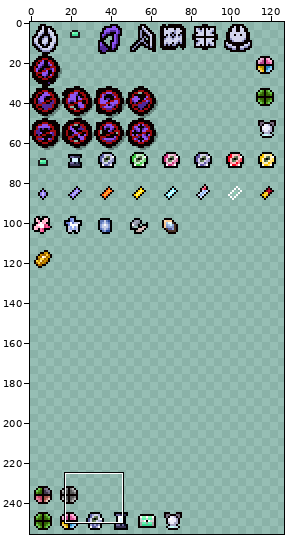
One commit to this sprite sheet: resources/gfx/ui/wakaba/minimapapi.png. Above, an overview of the earlier version with the close-up marked.
Close-up. As it was:
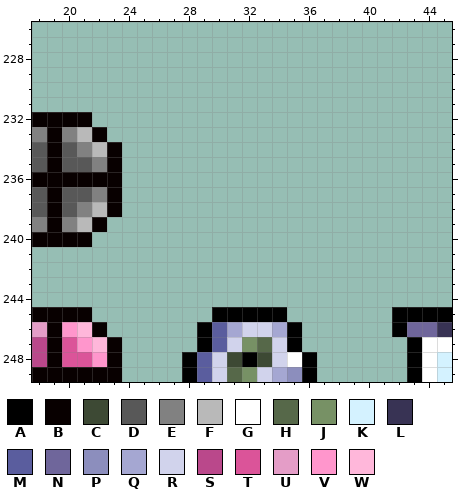
The file is 128x256 pixels. Colours within 5 levels of each other are drawn and written as one. Shown: x 18..45, y 226..249. The wide view leaves out empty margins.
Palette (. is transparent): A #000000  B #080000  C #3d4934  D #585858  E #818181  F #b9b9b9  G #ffffff  H #566849  J #779165  K #d4f2ff  L #383354  M #5a5d9e  N #6f669b  P #8c8ebd  Q #a5a7d2  R #d1d3ec  S #ba488b  T #db5499  U #e49dc7  V #ff96cc  W #ffb7da
Pixels before, first column x 18:
232 BBBB........................
233 EBEFB.......................
234 DBDEFB......................
235 DBDDEB......................
236 BBBBBB......................
237 DBDDEB......................
238 DBDEFB......................
239 EBEFB.......................
240 BBBB........................
241 ............................
242 ............................
243 ............................
244 ............................
245 BBBB........AAAAA.......AAAA
246 UBVWB......AMQRRQA......ANNL
247 SBTVWB.....AMRJHRA.......AGG
248 SBTTVB....AMRCACRGA......AGK
249 BBBBBB....AMRHJRQPA......AGK
After:
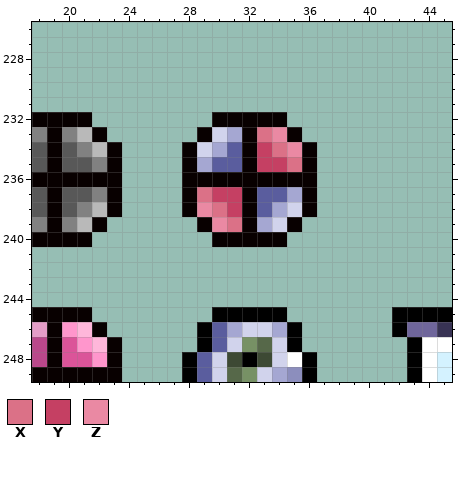
Colours new in this view: X #db7187  Y #c54063  Z #ea89a3
The edit:
Changed rows in their new state; - is an unchanged pixel.
first column x 28:
232 --BBBBB--
233 -BRQBXZB-
234 BRQMBYXZB
235 BQMMBYYXB
236 BBBBBBBBB
237 BXYYBMMQB
238 BZXYBMQRB
239 -BZXBQRB-
240 --BBBBB--
